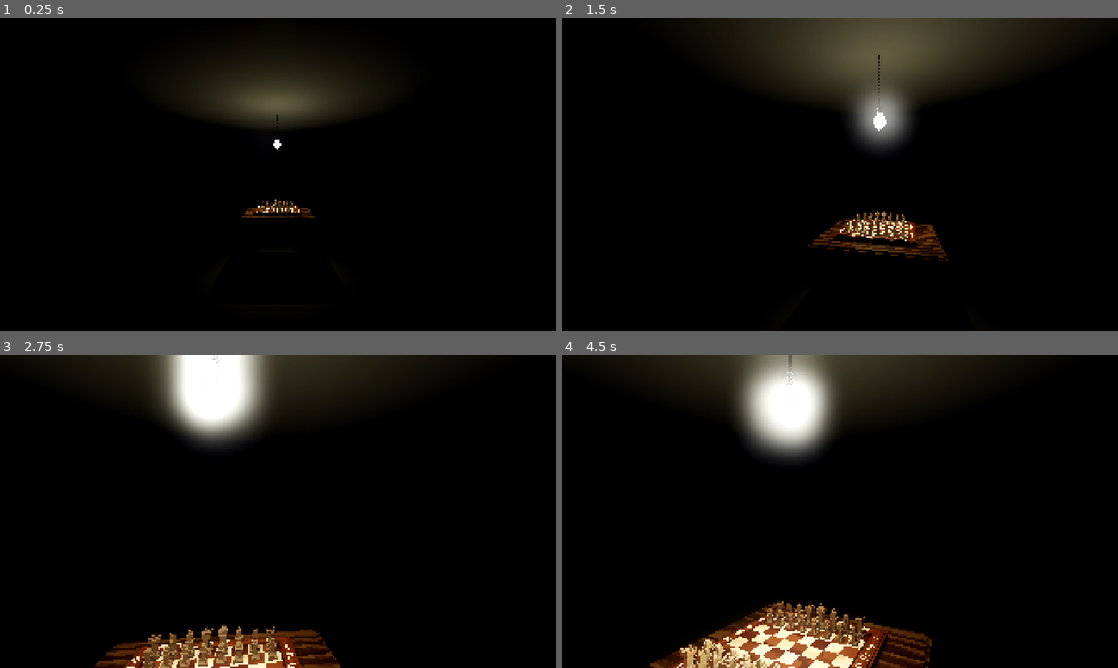
Above: before the commit, frames 1-4 (two rows, left to right).
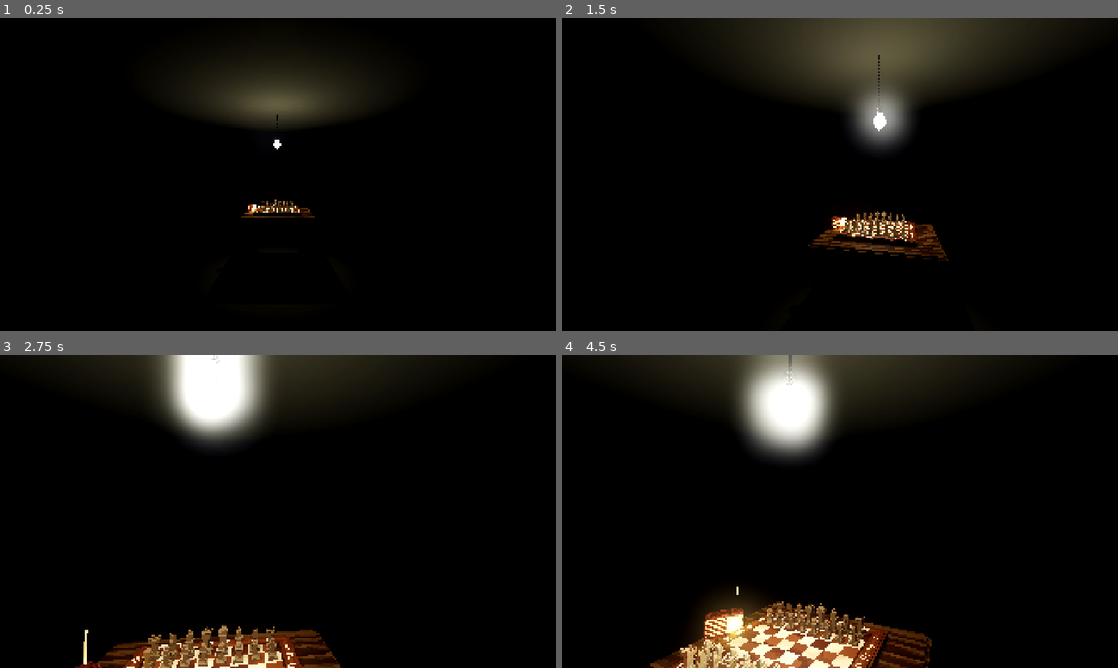
Above: after the commit, the same moments.

Repository: KarpX/zugzwang
Game: Godot game, scene res://scenes/room.tscn
Same seed, same stepped clock (60 frames per second), same inputs: the game is played once before the commit and once after it.
Inputs (mouse positions are in pixels of both pictures, inside the frame that each line leads up to):
- Up to frame 1 (0.25 s): no input
- Up to frame 2 (1.5 s): tap Enter at 0.5 s; move the mouse to (867, 174) at 0.52 s; hold E (Interact) 0.53-1.28 s; hold W (Forward) from 0.53 s (still down); click (867, 174) at 0.67 s; move the mouse to (812, 174) at 1.27 s; tap 1 at 1.35 s
- Up to frame 3 (2.75 s): keep holding W (Forward); move the mouse to (289, 505) at 2.02 s; tap Q at 2.1 s
- Up to frame 4 (4.5 s): keep holding W (Forward); move the mouse to (834, 517) at 2.77 s; tap 2 at 2.85 s; click (834, 517) at 2.92 s; move the mouse to (878, 514) at 3.52 s; tap R at 3.6 s; move the mouse to (795, 508) at 4.27 s; tap 3 at 4.35 s

The runs differ from the first frame. In frame 1, less than 0.1% of the frame differs, in the area x 44-47%, y 59-63%; in frame 2, 0.1%; in frame 3, 0.2%; in frame 4, 1.6%, in the area x 23-39%, y 74-96%.

Commit message:
fix: bug with camera and added readio

Diff:
--- /dev/null
+++ b/assets/obj/radio_material.tres
@@ -0,0 +1,13 @@
+[gd_resource type="StandardMaterial3D" format=3 uid="uid://radiomat001"]
+
+[ext_resource type="Texture2D" uid="uid://bvihxlj6g1q60" path="res://assets/obj/radio.png" id="1_tex"]
+
+[resource]
+resource_name = "radio_material"
+transparency = 0
+cull_mode = 0
+diffuse_mode = 2
+albedo_texture = ExtResource("1_tex")
+metallic_specular = 0.25
+roughness = 0.68
+texture_filter = 0
--- a/scenes/room.tscn
+++ b/scenes/room.tscn
@@ -20,6 +20,8 @@
 [ext_resource type="Material" uid="uid://cammaterial01" path="res://assets/obj/camera_material.tres" id="12_cammat"]
 [ext_resource type="AudioStream" uid="uid://d35f8fhkj4urh" path="res://assets/sounds/bulb_ambient.ogg" id="15_katsu"]
 [ext_resource type="Script" uid="uid://bfjdrebj064ye" path="res://scripts/world/door_knock_timer.gd" id="16_door"]
+[ext_resource type="ArrayMesh" uid="uid://cjcw86qhrw4vp" path="res://assets/obj/radio.obj" id="17_radio_mesh"]
+[ext_resource type="Material" uid="uid://radiomat001" path="res://assets/obj/radio_material.tres" id="18_radio_mat"]
 
 [sub_resource type="BoxShape3D" id="BoxShape3D_x5vg1"]
 size = Vector3(40.07849, 13.515747, 0.60009766)
@@ -161,7 +163,6 @@
 volume_db = -25.0
 unit_size = 24.0
 max_distance = 80.0
-bus = &"Ambient"
 
 [node name="floor2" type="MeshInstance3D" parent="." unique_id=96282830]
 transform = Transform3D(5, 0, 0, 0, 1, 0, 0, 0, 6.5, 16, 12.502992, 20)
@@ -230,7 +231,6 @@
 max_db = 1.0
 autoplay = true
 max_distance = 25.0
-bus = &"Ambient"
 
 [node name="TableStatic" type="StaticBody3D" parent="." unique_id=1486369480]
 
@@ -243,6 +243,18 @@
 transform = Transform3D(-0.7, 0, -6.119594e-08, 0, 0.7, 0, 6.119594e-08, 0, -0.7, -1.8477612, 5.6046634, -1.7485161)
 black_move_duration = 1.2
 
+[node name="Radio" type="MeshInstance3D" parent="TableStatic/Table" unique_id=2089456123]
+transform = Transform3D(-0.21455763, 0, -0.2765232, 0, 0.35, 0, 0.2765232, 0, -0.21455763, 2.5768547, 5.6046634, 0.31890488)
+material_override = ExtResource("18_radio_mat")
+mesh = ExtResource("17_radio_mesh")
+
+[node name="DialGlow" type="OmniLight3D" parent="TableStatic/Table/Radio" unique_id=2089456124]
+transform = Transform3D(1, 0, 0, 0, 1, 0, 0, 0, 1, 0.7, 1, 0.65)
+light_color = Color(1, 0.82, 0.3, 1)
+light_energy = 0.8
+omni_range = 1.2
+omni_attenuation = 1.8
+
 [node name="CollisionShape3D" type="CollisionShape3D" parent="TableStatic" unique_id=1298941691]
 transform = Transform3D(1, 0, 0, 0, 1, 0, 0, 0, 1, 16.009525, 2.201233, 20.009485)
 shape = SubResource("BoxShape3D_5vh7c")
Not shown, added: assets/obj/radio.mtl
Not shown, added: assets/obj/radio.obj
Not shown, added: assets/obj/radio.obj.import
Binary file added: assets/obj/radio.png
Not shown, added: assets/obj/radio.png.import
Not shown, added: assets/vox/vintage_radio.vox
Not shown, added: assets/vox/vintage_radio_v1.vox
Not shown, added: docs/EVENTS_DESIGN.md
Not shown, changed: docs/GDD.md
